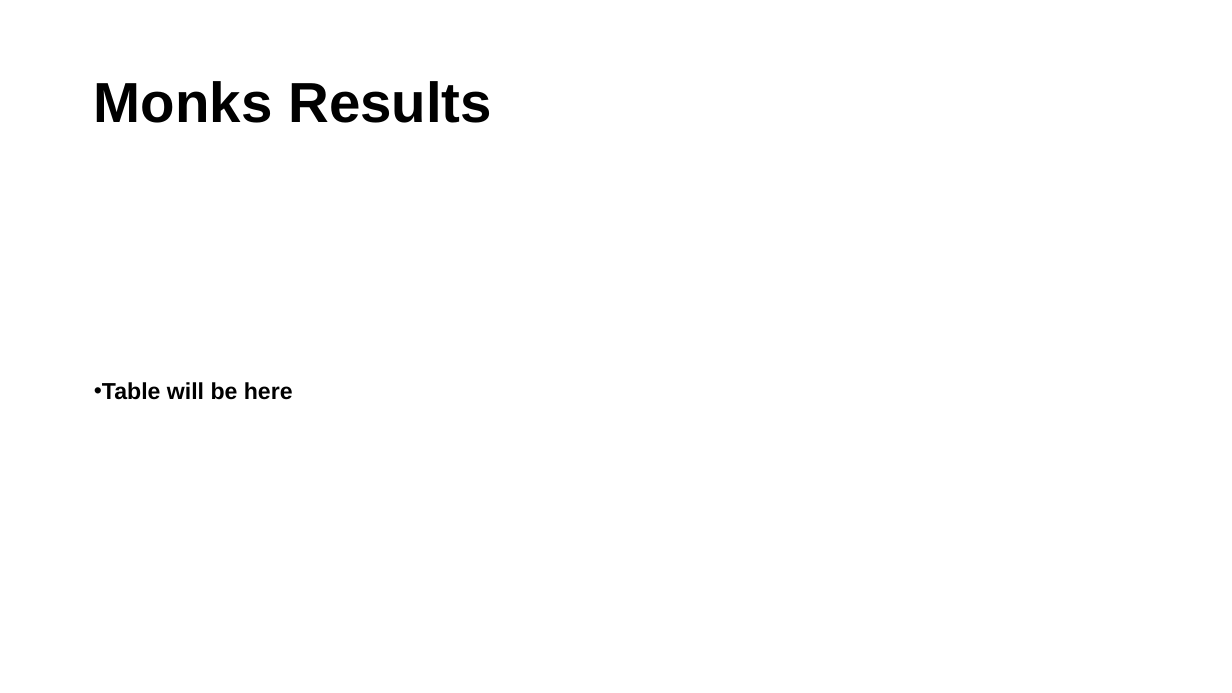
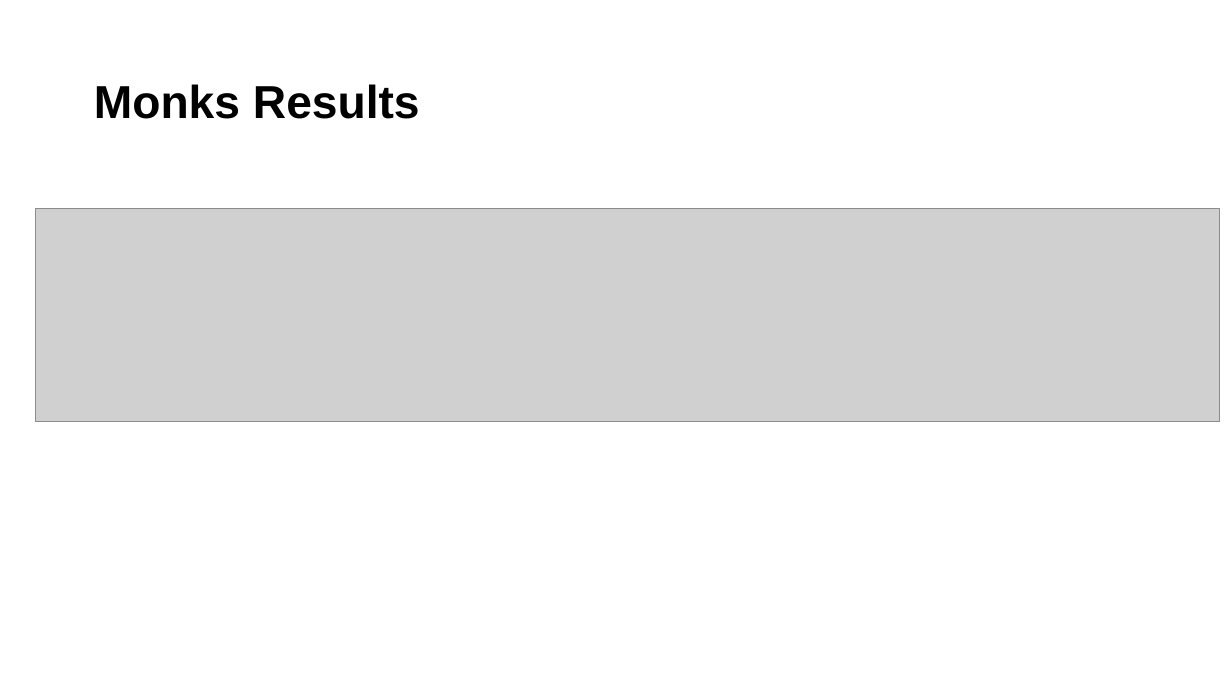
Before and after one commit to Tsion-Ketema/Machine_learning_project_2024, a slide deck: slide 8 of report_slide.pptx. Drawn at 1232x693 pixels with LibreOffice and Linux fonts; fonts in the diff are those of the drawing; grey boxes stand for pictures. Boxes give left, top, right and bottom in pixels: in the first picture for what was removed or moved away, otherwise in the second. Text is boxed around its words. In the diff, an @@ line names an element or a change of style, - is before the commit and + after.

```diff
--- a/report_slide.pptx
+++ b/report_slide.pptx
@@ title "Monks Results" at (x1=94, y1=84, x2=420, y2=119): size 44 to 36 pt @@
@@ picture added at (x1=36, y1=208, x2=1220, y2=421) @@
@@ text removed at (x1=102, y1=382, x2=293, y2=400) @@
-• Table will be here
```
Also in this commit, not shown: 11 other slides changed, 49 other files.
